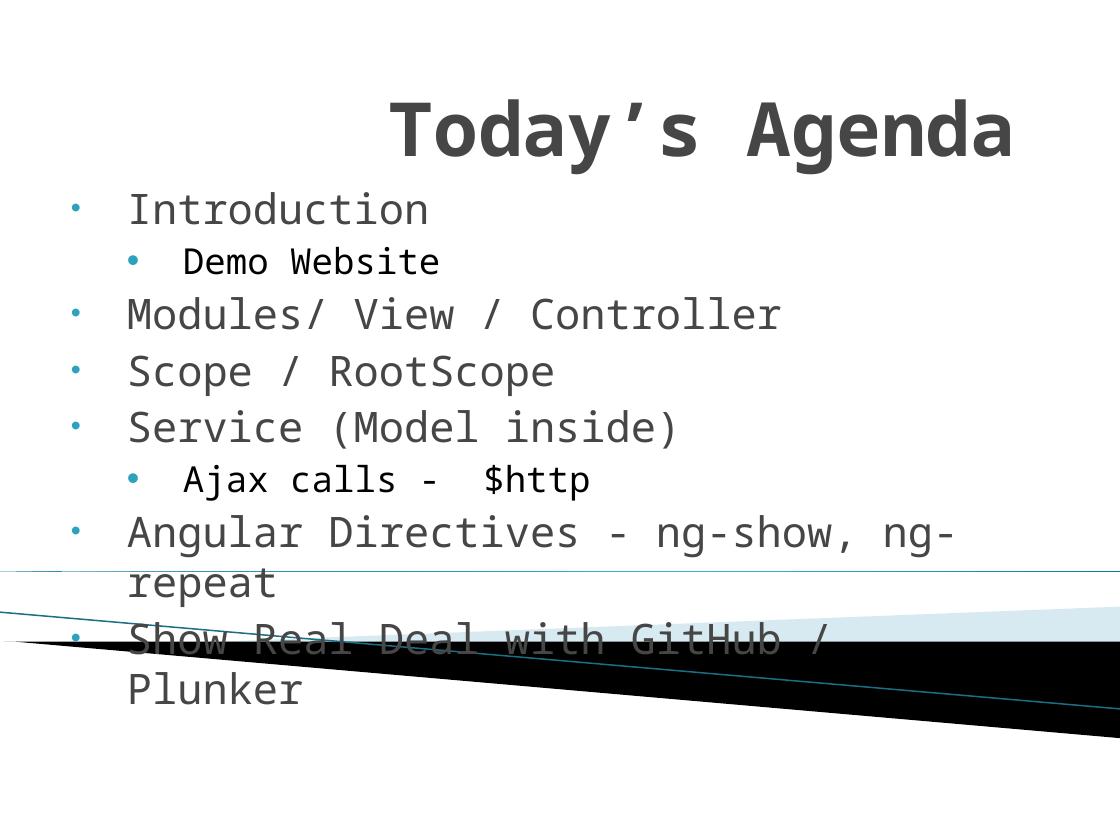
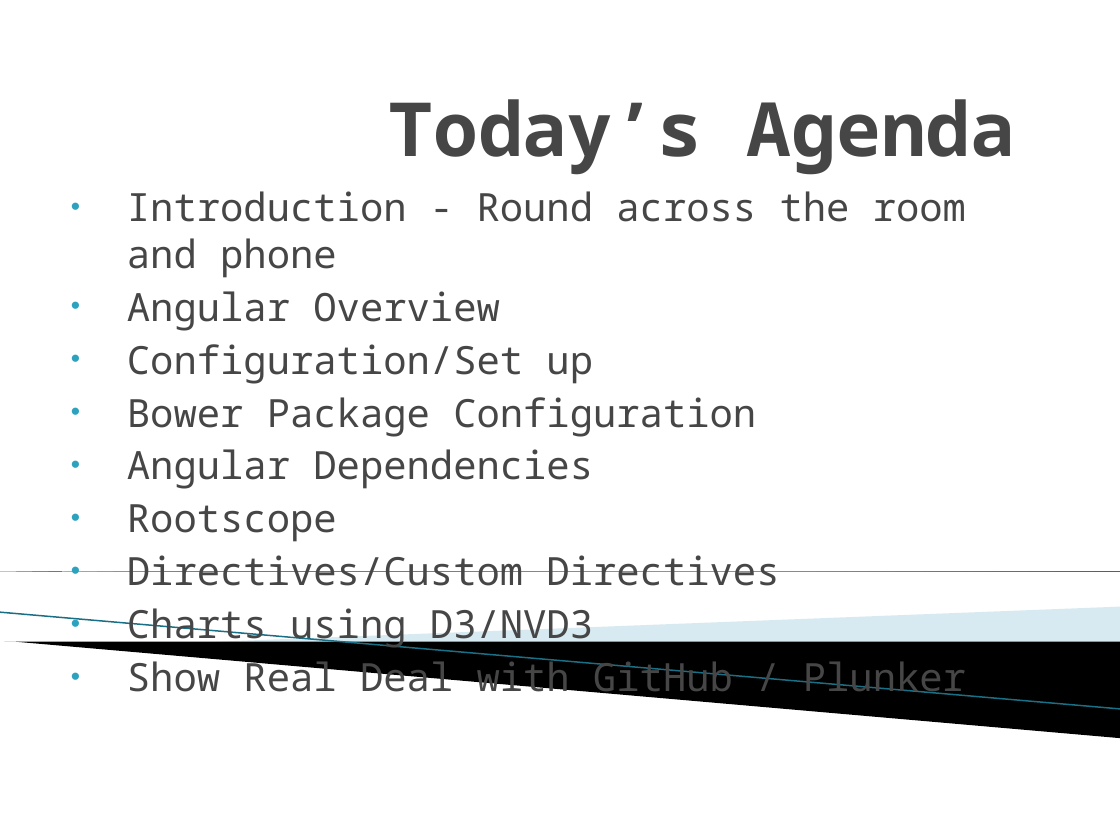
Before and after one commit to LeidosInnovation/Project-AngularJS, a slide deck: slide 2 of AngularJS-02/AngularJS-02.pptx. Drawn at 1120x840 pixels with LibreOffice and Linux fonts; fonts in the diff are those of the drawing; background and template pictures are left out. Boxes give left, top, right and bottom in pixels: in the first picture for what was removed or moved away, otherwise in the second. Text is boxed around its words. In the diff, an @@ line names an element or a change of style, - is before the commit and + after.

```diff
--- a/AngularJS-02/AngularJS-02.pptx
+++ b/AngularJS-02/AngularJS-02.pptx
@@ subtitle at bbox=[127, 191, 966, 649]: text changed; size 27 to 25 pt @@
-• Introduction
-  • Demo Website
-• Modules/ View / Controller
-• Scope / RootScope
-• Service (Model inside)
-  • Ajax calls - $http
-• Angular Directives - ng-show, ng-repeat
+• Introduction - Round across the room and phone
+• Angular Overview
+• Configuration/Set up
+• Bower Package Configuration
+• Angular Dependencies
+• Rootscope
+• Directives/Custom Directives
+• Charts using D3/NVD3
@@ subtitle at bbox=[127, 655, 966, 702]: size 27 to 25 pt in "Show Real Deal with GitHub / Plunker" @@
```
Also in this commit, not shown: 3 other slides changed, 5 slides added, 5 slides removed.
